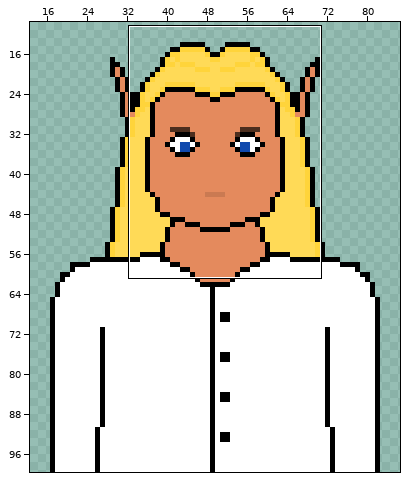
Sprite sheet, stored at src/Person2.png. The picture above shows the old version from afar; the outline marks the close-up.
Close-up. Earlier state:
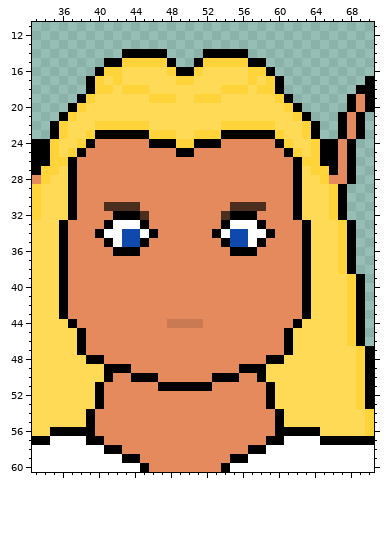
The file is 200x200 pixels, drawn in blocks of 2x2; one block is one cell here. Shown: x 33..70, y 11..60. The wide view leaves out empty margins.
And afterwards:
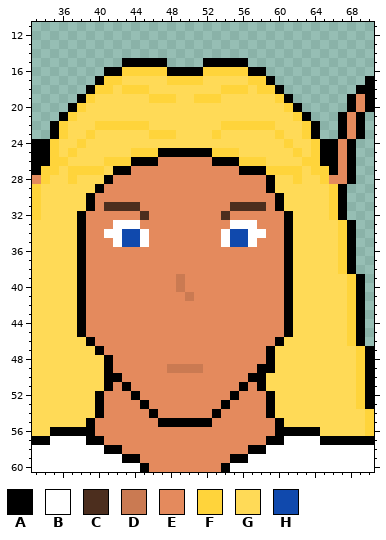
Palette (. is transparent): A #000000  B #ffffff  C #4c2e1e  D #ca7a52  E #e48a5d  F #ffd43b  G #ffda57  H #1049ad
Difference:
Changed rows in their new state; - is an unchanged pixel.
first column x 39:
14 ----.....----.....----
15 --..AAAAA.--.AAAAA..--
16 -.AAFFFFFA--AFFFFFAA.-
17 .AF------F--F------FA.
first column x 36:
23 ----GGGGGG-----GG-GGGGGG----
24 ---GGGGGGGGGGGGGGGGGGGGGG---
25 --GGGGGGFFFAA--AAFFFGGGGGG--
26 -GGGGFFFAAA------AAAFFFGGGG-
27 -FFFFGAA------------AAAFFFF-
28 -FGGGA-----------------AGGF-
29 -GGGA------------------AGGG-
30 -GGA--------------------AGG-
31 -GGA--------------------AGG-
32 -GA---EEE----------EEE---AG-
33 GGA--E---E--------E---E--AGG
34 GGA-E-----E------E-----E-AGG
35 GGA--E---B--------B---E--AGG
36 GGA---EEE----------EEE---AGG
37 GGA----------------------AGG
38 GGA----------------------AGG
39 GGA----------D-----------AGG
40 GGA----------D-----------AGG
41 GGA-----------D----------AGG
42 GGA----------------------AGG
43 GGA----------------------AGG
44 -GA---------EEEE---------AG-
46 --GA--------------------AG--
47 --GGA------------------AGG--
48 ---GGA------------------G---
49 ------EE----DDDD----EE-A----
50 ------A-EEE------EEE-A------
51 ----GA-A---EEEEEE---A-AG----
52 --------A----------A--------
53 ---------A--------A---------
54 ---GA-----A------A-----AG---
55 -----------AAAAAA-----------
Pixel boxes of the changes (left, top, right, bottom) in both close-ups:
changed: (86, 49, 284, 85)
changed: (59, 130, 311, 427)
